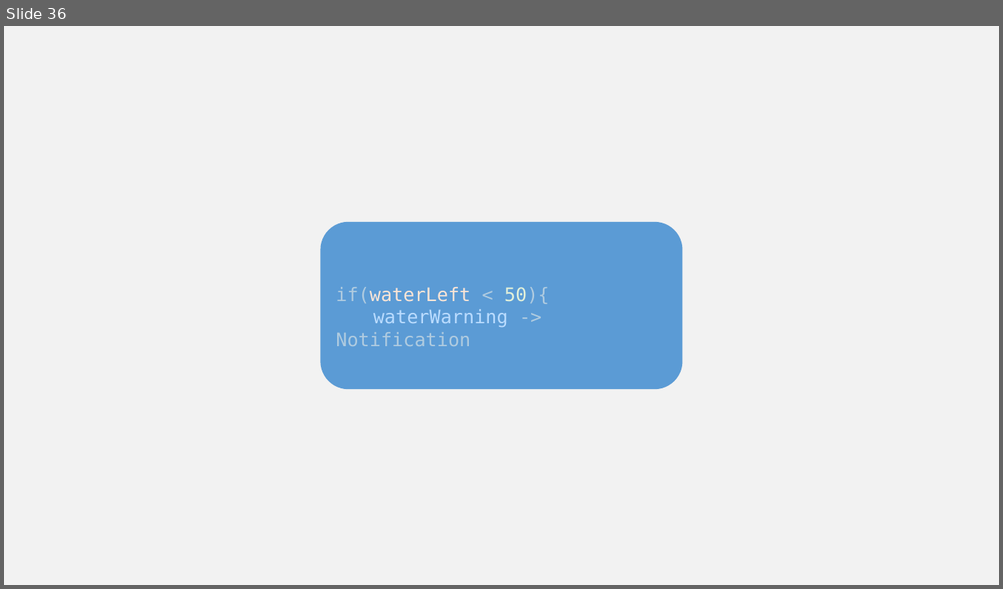
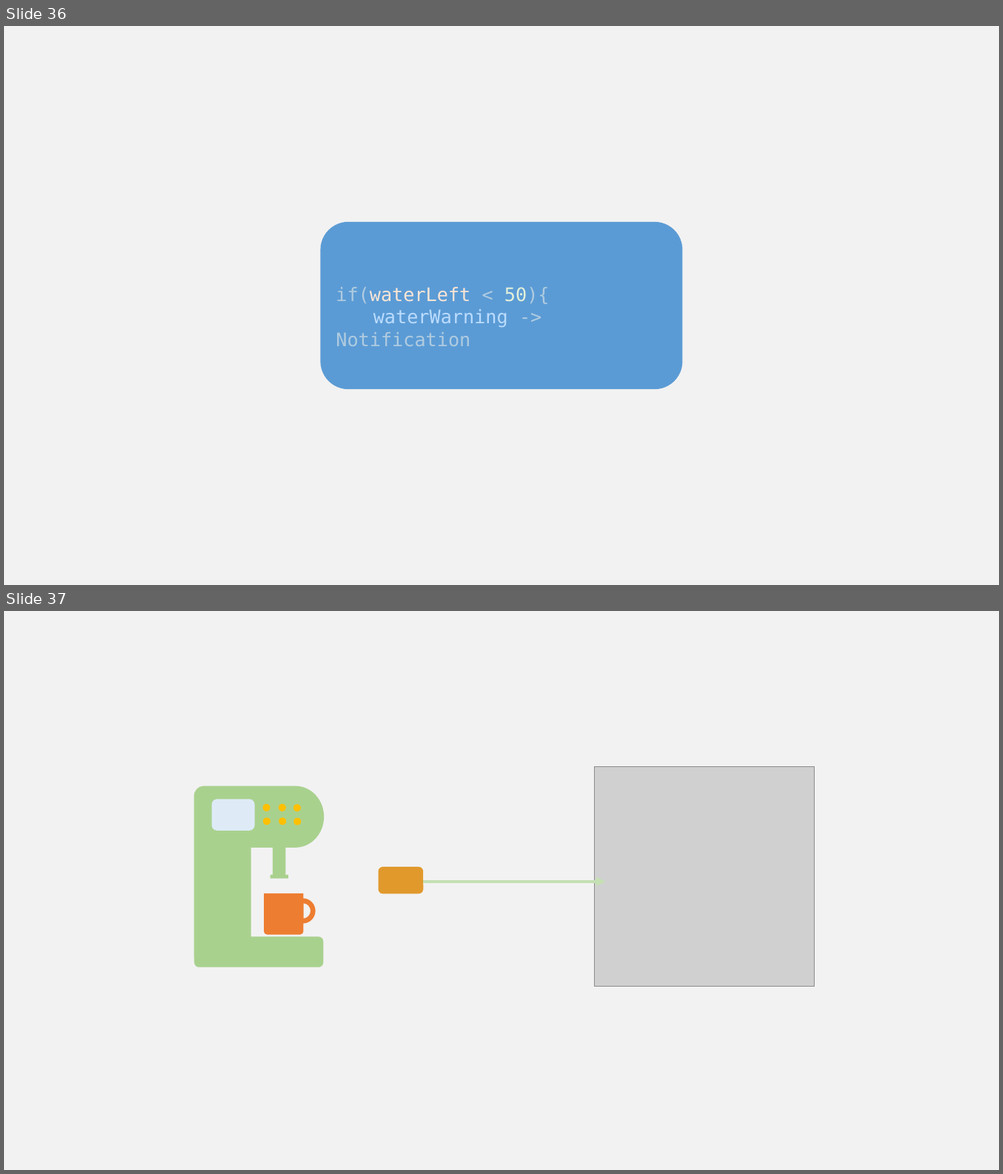
Before and after one commit to w3c/wot-cg, a slide deck: Tutorials/whatiswot/14-Interaction_Affordances/14-Interaction_Affordances.pptx. Shown one above the other, each under a label of ours: slide 36 before the commit, slides 36 and 37 after it. The pictures are 1003x589 and 1003x1174 pixels, drawn with LibreOffice and Linux fonts; fonts in the diff are those of the drawing; grey boxes stand for pictures. Boxes give left, top, right and bottom in pixels: in the first picture for what was removed or moved away, otherwise in the second. Text is boxed around its words. In the diff, an @@ line names an element or a change of style, - is before the commit and + after.

```diff
--- a/Tutorials/whatiswot/14-Interaction_Affordances/14-Interaction_Affordances.pptx
+++ b/Tutorials/whatiswot/14-Interaction_Affordances/14-Interaction_Affordances.pptx
@@ slide 37 added at (4,611,999,1170), background #F2F2F2 @@
@@ picture added at (595,767,814,987) @@
@@ group added at (194,786,324,968): 6 ellipses, 2 freeform shapes, 2 rounded rectangles @@
@@ rounded rectangle added at (378,867,424,894), fill #E1992C @@
@@ arrow added from (398, 882) to (606, 882), #C5E0B4 3 pt @@
```
Also in this commit, not shown: 4 slides changed, 21 other slides added, 17 slides removed.
